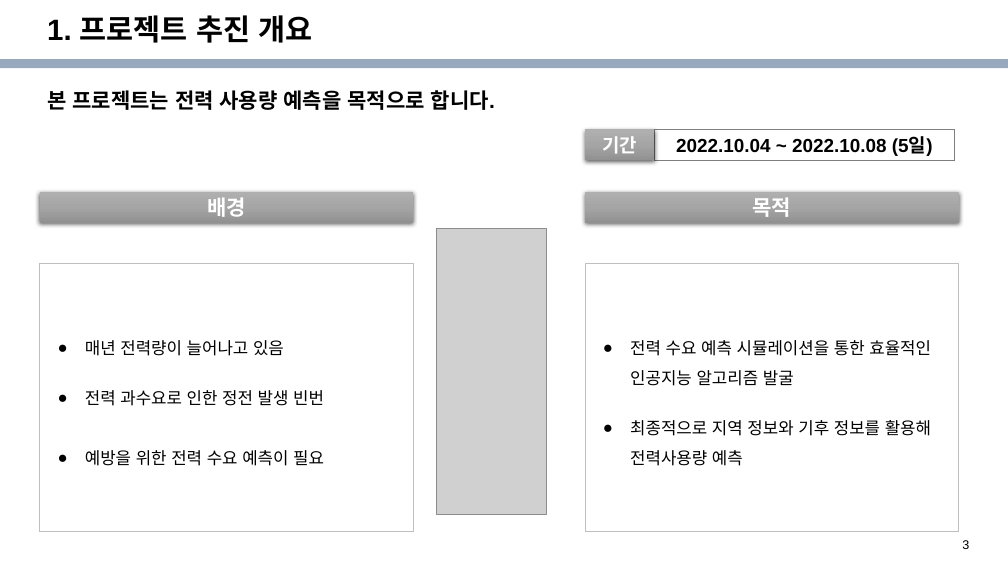
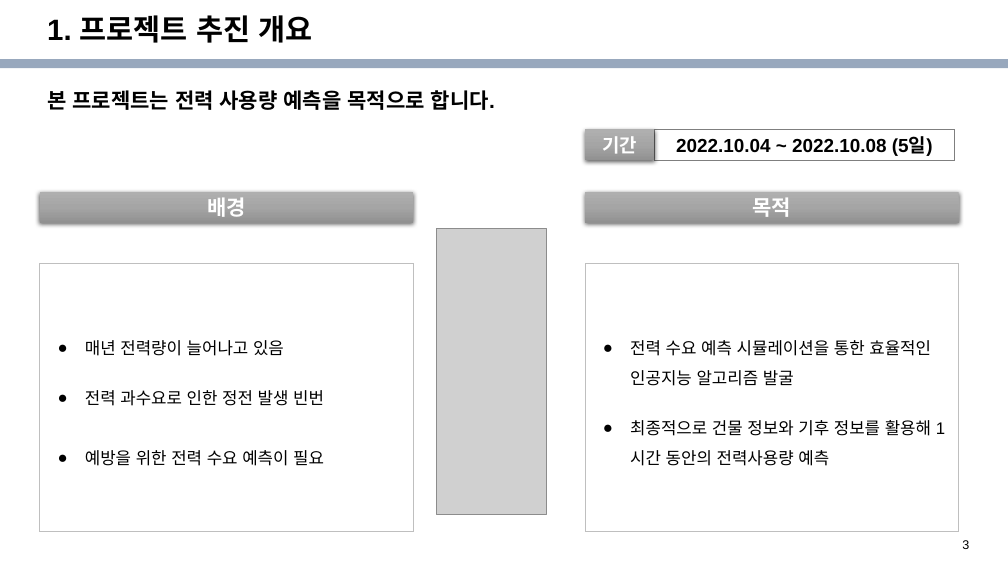
Before and after one commit to knudatascientists/Team3_stair, a slide deck: slide 3 of 3조 프로젝트 계획서.pptx. Drawn at 1008x567 pixels with LibreOffice and Linux fonts; fonts in the diff are those of the drawing; grey boxes stand for pictures; background and template pictures are left out. Boxes give left, top, right and bottom in pixels: in the first picture for what was removed or moved away, otherwise in the second. Text is boxed around its words. In the diff, an @@ line names an element or a change of style, - is before the commit and + after.

```diff
--- a/3조 프로젝트 계획서.pptx
+++ b/3조 프로젝트 계획서.pptx
@@ text in rectangle at (x1=630, y1=420, x2=931, y2=466): text changed @@
-● 최종적으로 지역 정보와 기후 정보를 활용해 전력사용량 예측
+● 최종적으로 건물 정보와 기후 정보를 활용해 1시간 동안의 전력사용량 예측
```
Also in this commit, not shown: 6 other slides changed.
